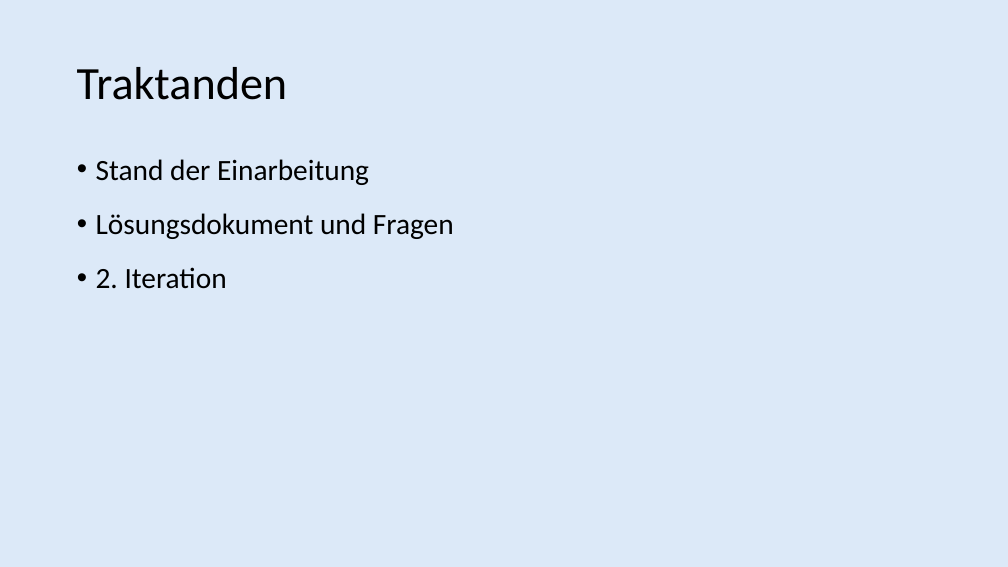
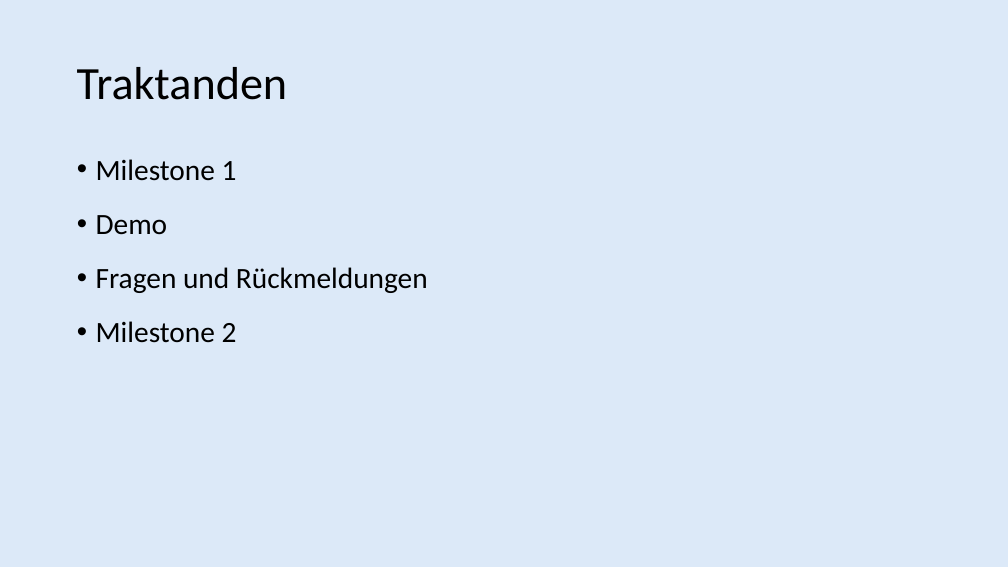
Before and after one commit to TheCodear/PSE-eonum-docrepo, a slide deck: slide 2 of meetings/Präsentation_22.03.21.pptx. Drawn at 1008x567 pixels with LibreOffice and Linux fonts; fonts in the diff are those of the drawing; background and template pictures are left out. Boxes give left, top, right and bottom in pixels: in the first picture for what was removed or moved away, otherwise in the second. Text is boxed around its words. In the diff, an @@ line names an element or a change of style, - is before the commit and + after.

Commit message:
added preparation for meeting nr 3 + presentation

```diff
--- a/meetings/Präsentation_22.03.21.pptx
+++ b/meetings/Präsentation_22.03.21.pptx
@@ text at [96, 159, 428, 343]: text changed @@
-• Stand der Einarbeitung
-• Lösungsdokument und Fragen
-• 2. Iteration
+• Milestone 1
+• Demo
+• Fragen und Rückmeldungen
+• Milestone 2
```
Also in this commit, not shown: 2 other files.
